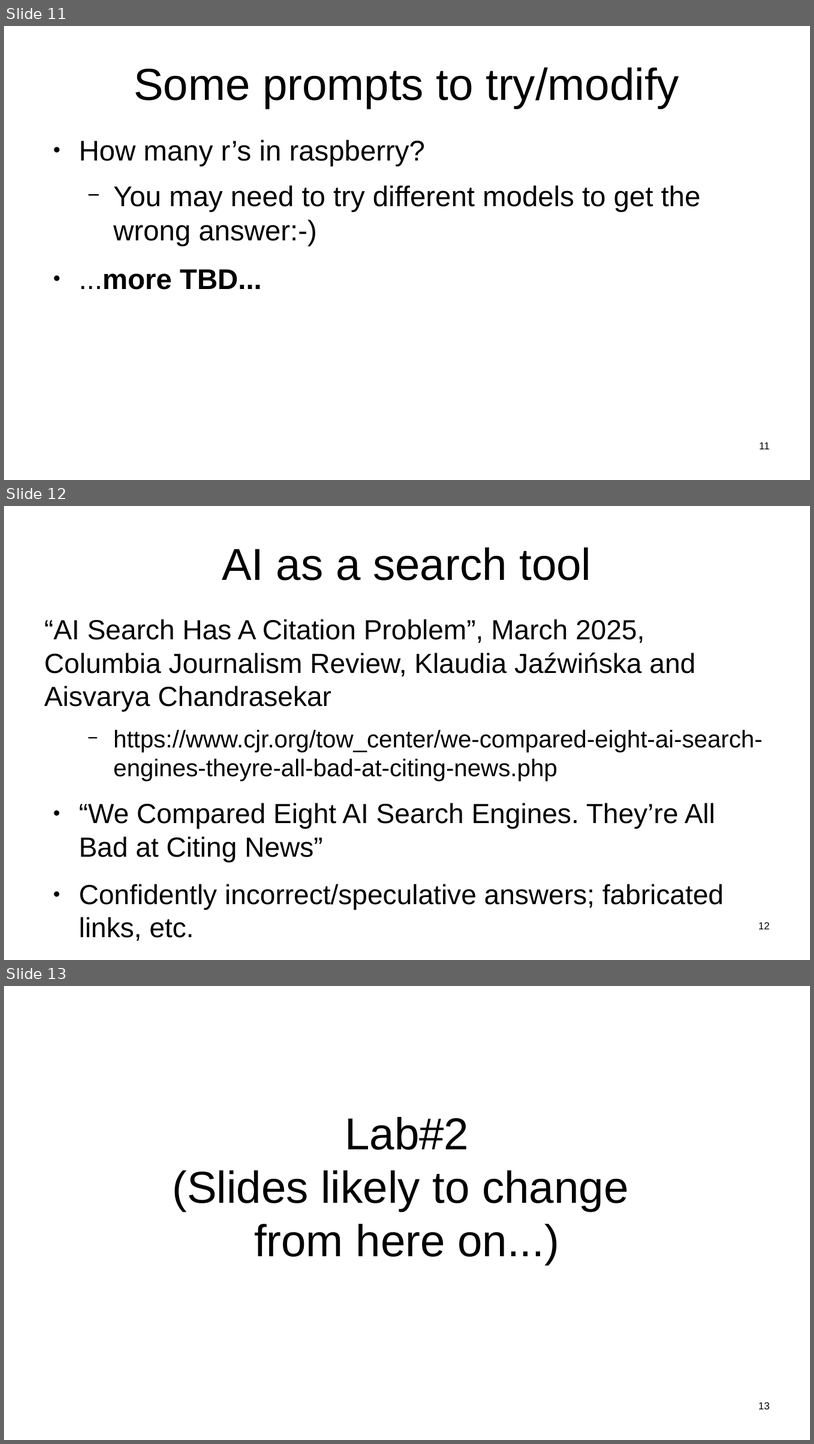
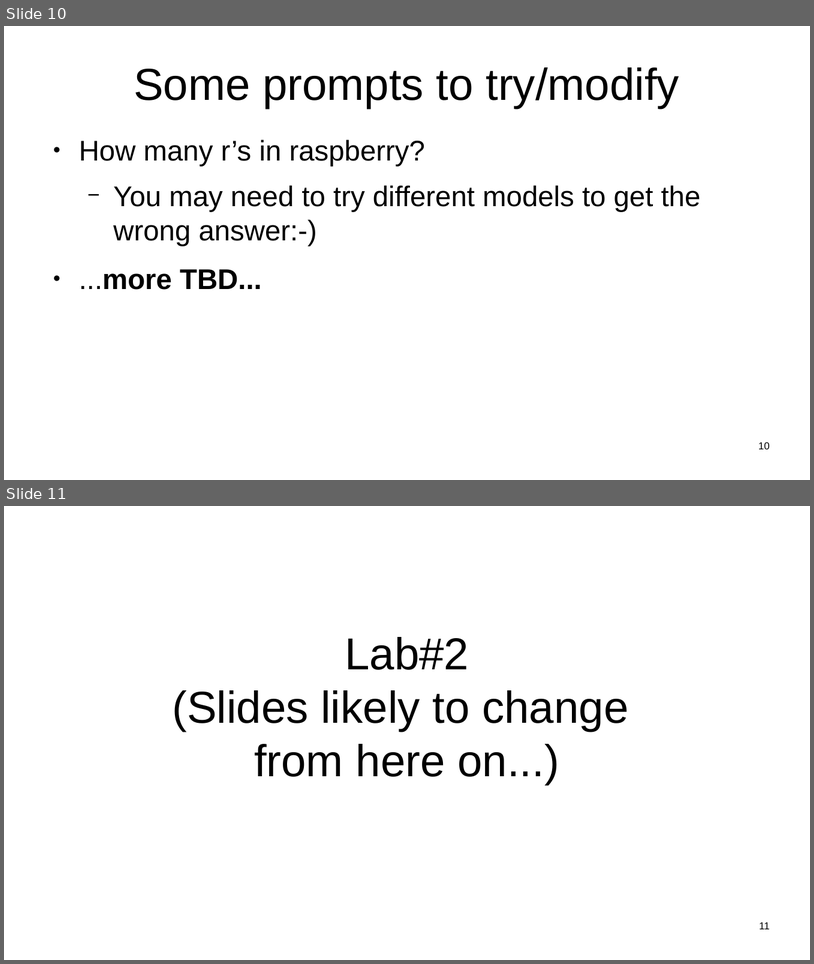
Before and after one commit to sftcd/witidtm, a slide deck: lectures/2026-2027/labs.odp. Shown one above the other, each under a label of ours: slides 11, 12 and 13 before the commit, slides 10 and 11 after it. The pictures are 814x1444 and 814x964 pixels, drawn with LibreOffice and Linux fonts; fonts in the diff are those of the drawing. Boxes give left, top, right and bottom in pixels: in the first picture for what was removed or moved away, otherwise in the second. Text is boxed around its words. In the diff, an @@ line names an element or a change of style, - is before the commit and + after.

```diff
--- a/lectures/2026-2027/labs.odp
+++ b/lectures/2026-2027/labs.odp
@@ slide 12 removed at (x1=4, y1=506, x2=810, y2=960), background #FFFFFF @@
@@ title removed at (x1=222, y1=547, x2=592, y2=580) @@
-AI as a search tool
@@ text removed at (x1=44, y1=619, x2=762, y2=940) @@
-“AI Search Has A Citation Problem”, March 2025, Columbia Journalism Review, Klaudia Jaźwińska and Aisvarya Chandrasekar
-  − https://www.cjr.org/tow_center/we-compared-eight-ai-search-engines-theyre-all-bad-at-citing-news.php
-● “We Compared Eight AI Search Engines. They’re All Bad at Citing News”
-● Confidently incorrect/speculative answers; fabricated links, etc.
@@ page number removed at (x1=759, y1=922, x2=770, y2=929) @@
-12
@@ what was slide 11 is now slide 10 @@
@@ page number at (x1=759, y1=442, x2=770, y2=449): text changed @@
-11
+10
@@ what was slide 13 is now slide 11 @@
@@ page number at (x1=759, y1=922, x2=770, y2=929): text changed @@
-13
+11
```
Also in this commit, not shown: 12 slides changed, 1 slide added, 1 other slide removed, 7 other files.
